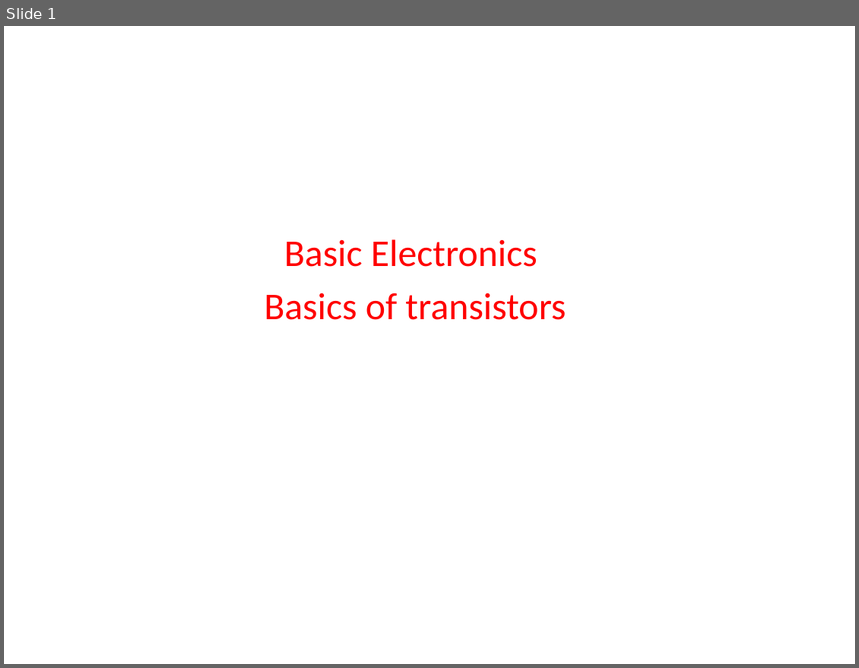
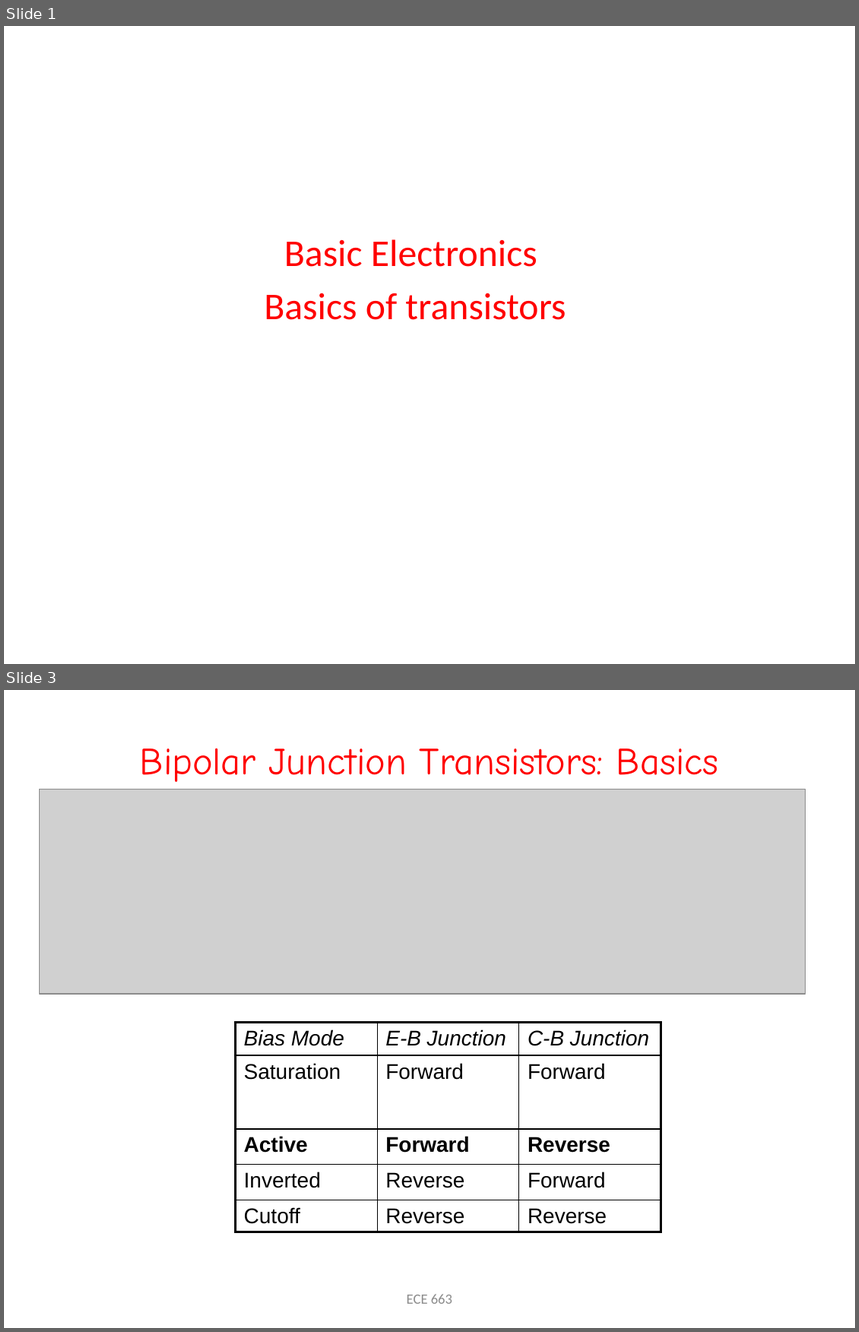
Before and after one commit to madhavirepe/Transistors-Basics, a slide deck: Basics of Transistor.pptx. Shown one above the other, each under a label of ours: slide 1 before the commit, slides 1 and 3 after it; the slides between them are not shown. The pictures are 859x668 and 859x1332 pixels, drawn with LibreOffice and Linux fonts; fonts in the diff are those of the drawing; grey boxes stand for pictures. Boxes give left, top, right and bottom in pixels: in the first picture for what was removed or moved away, otherwise in the second. Text is boxed around its words. In the diff, an @@ line names an element or a change of style, - is before the commit and + after.

```diff
--- a/Basics of Transistor.pptx
+++ b/Basics of Transistor.pptx
@@ slide 3 added at (4, 690, 855, 1328), background #FFFFFF @@
@@ title added at (140, 748, 719, 782), 32.4 pt, text #FF0000 @@
+Bipolar Junction Transistors: Basics
@@ picture added at (40, 790, 806, 995) @@
@@ table added at (236, 1023, 662, 1236), 5 rows, 3 columns @@
+Bias Mode | E-B Junction | C-B Junction
+Saturation | Forward | Forward
+Active | Forward | Reverse
+Inverted | Reverse | Forward
+Cutoff | Reverse | Reverse
@@ text added at (407, 1294, 452, 1304), 12 pt, text #8C8C8C @@
+ECE 663
```
Also in this commit, not shown: 18 other slides added.
